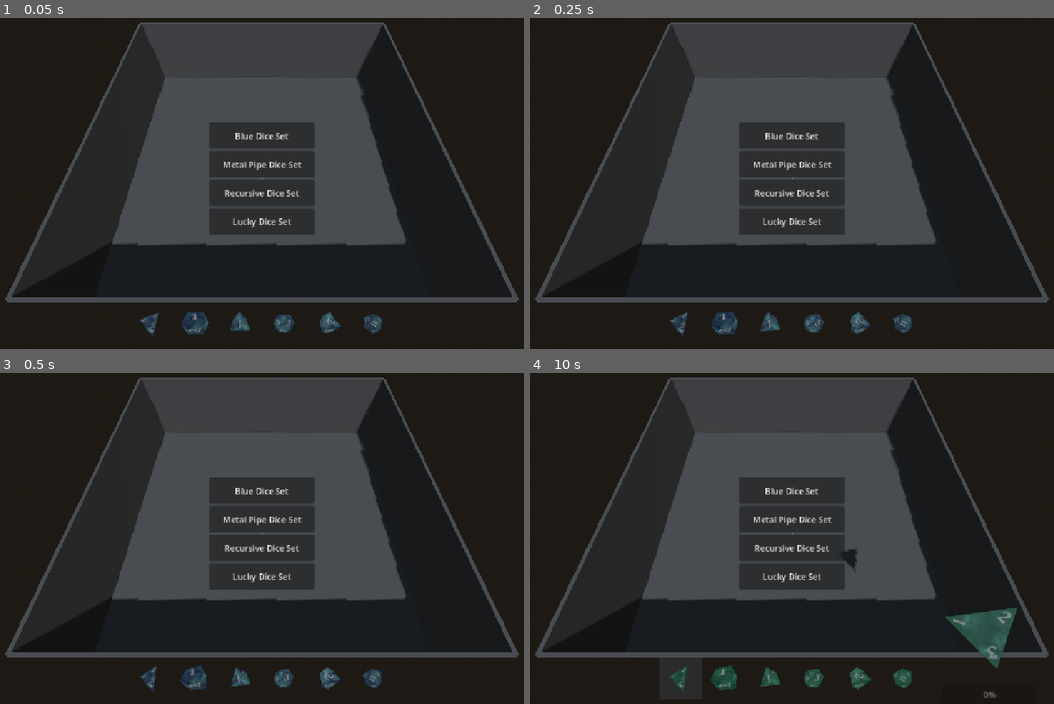
Above: before the commit, frames 1-4 (two rows, left to right).
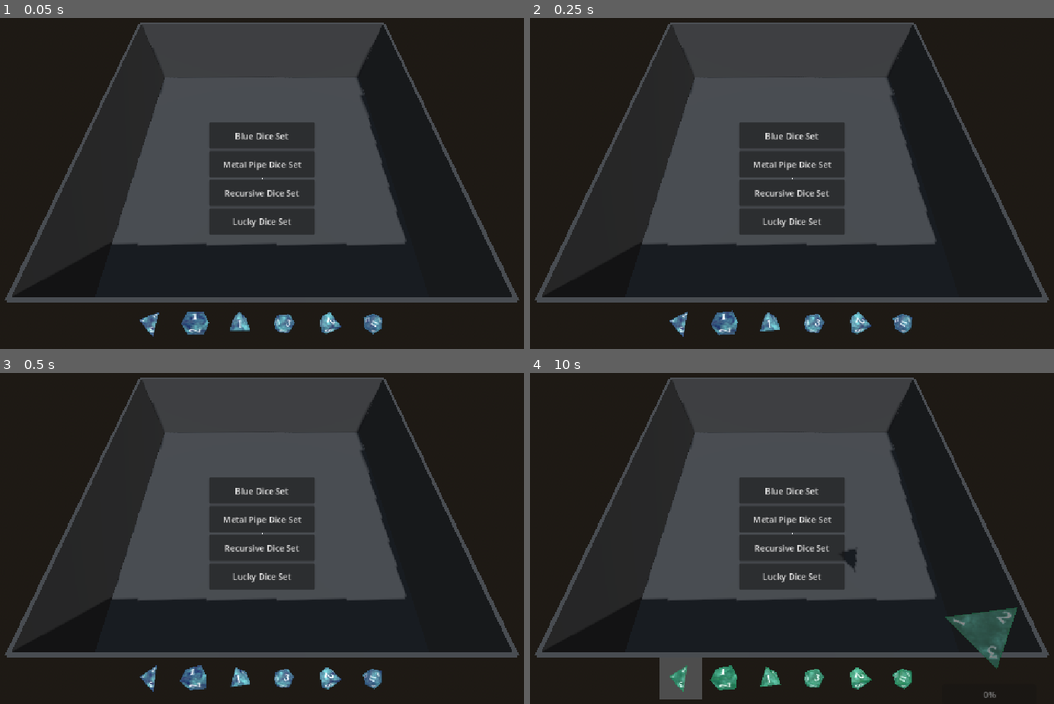
Above: after the commit, the same moments.

Repository: jruigrok/DiceSim
Game: Godot game, scene res://scenes/game.tscn
Two runs of this game, one before a commit and one after it. Both use one fixed random seed, a clock stepped at 60 frames per second and the inputs below. Before the commit the project starts from res://scenes/main.tscn.
Inputs (mouse positions are in pixels of both pictures, inside the frame that each line leads up to):
- Up to frame 1 (0.05 s): no input
- Up to frame 2 (0.25 s): no input
- Up to frame 3 (0.5 s): no input
- Up to frame 4 (10 s): click "Blue Dice Set" at 0.5 s; click "Metal Pipe Dice Set" at 1.25 s; click "Recursive Dice Set" at 2 s; click "Lucky Dice Set" at 2.75 s; click "Blue Dice Set" at 3.5 s; click "Metal Pipe Dice Set" at 4.25 s; click "Recursive Dice Set" at 5 s; click "Lucky Dice Set" at 5.75 s; click "Blue Dice Set" at 6.5 s; click "Metal Pipe Dice Set" at 7.25 s; click "Recursive Dice Set" at 8 s; click "Lucky Dice Set" at 8.75 s; tap Enter at 9.5 s; move the mouse to (928, 515) at 9.52 s; press the mouse at (928, 515) at 9.53 s; tap 1 at 9.8 s

The runs differ from the first frame. In frame 1, 1.1% of the frame differs, in the area x 26-73%, y 48-97%; in frame 2, 1.1%; in frame 3, 1.1%; in frame 4, 2.0%, in the area x 24-73%, y 48-99%.

Commit message:
Fixed structure

Diff:
--- /dev/null
+++ b/scenes/dice_roller.tscn
@@ -0,0 +1,19 @@
+[gd_scene format=3 uid="uid://pc87ipin6rhm"]
+
+[ext_resource type="Script" uid="uid://b8x7qxfrvqqmi" path="res://scripts/dice_roller.gd" id="1_c0j7a"]
+
+[node name="DiceRoller" type="MeshInstance3D" unique_id=1125792657]
+transform = Transform3D(1, 0, 0, 0, 0.47867042, -0.8779945, 0, 0.8779945, 0.47867042, 0, 0, 0)
+script = ExtResource("1_c0j7a")
+
+[node name="CanvasLayer" type="CanvasLayer" parent="." unique_id=1035099552]
+
+[node name="PowerBar" type="ProgressBar" parent="CanvasLayer" unique_id=2123821012]
+unique_name_in_owner = true
+visible = false
+offset_left = 860.0
+offset_top = 608.0
+offset_right = 1038.0
+offset_bottom = 648.0
+size_flags_horizontal = 0
+size_flags_vertical = 1
--- a/scenes/dice_selector.tscn
+++ b/scenes/dice_selector.tscn
@@ -4,7 +4,7 @@
 
 [sub_resource type="CanvasTexture" id="CanvasTexture_17qqn"]
 
-[node name="CanvasLayer" type="CanvasLayer" unique_id=1160484203]
+[node name="DiceSelector" type="CanvasLayer" unique_id=1160484203]
 script = ExtResource("1_htwg6")
 
 [node name="MarginContainer" type="MarginContainer" parent="." unique_id=1010021023]
@@ -24,16 +24,6 @@
 size_flags_vertical = 8
 mouse_filter = 2
 
-[node name="PowerBar" type="ProgressBar" parent="." unique_id=1344007475]
-unique_name_in_owner = true
-visible = false
-offset_left = 860.0
-offset_top = 608.0
-offset_right = 1038.0
-offset_bottom = 648.0
-size_flags_horizontal = 0
-size_flags_vertical = 1
-
 [node name="CrossHair" type="TextureRect" parent="." unique_id=1607995549]
 anchors_preset = 8
 anchor_left = 0.5
--- a/scenes/dice_sim.tscn
+++ b/scenes/dice_sim.tscn
@@ -3,6 +3,8 @@
 [ext_resource type="Script" uid="uid://b7ctydrdoxnf4" path="res://scripts/dice_sim.gd" id="1_5ghwb"]
 [ext_resource type="PackedScene" uid="uid://c0xec5bo1xe4r" path="res://scenes/arena.tscn" id="3_5ghwb"]
 [ext_resource type="PackedScene" uid="uid://t6iot3y2j1rj" path="res://scenes/player.tscn" id="3_jd2gm"]
+[ext_resource type="PackedScene" uid="uid://b8mqbc133g0uo" path="res://scenes/dice_selector.tscn" id="4_12od1"]
+[ext_resource type="Resource" uid="uid://cwjjsp5hi1jyi" path="res://dice_sets/BlueDiceSet.tres" id="5_vquxa"]
 
 [sub_resource type="ProceduralSkyMaterial" id="ProceduralSkyMaterial_hjywd"]
 
@@ -15,7 +17,7 @@
 ambient_light_color = Color(1, 1, 1, 1)
 reflected_light_source = 2
 
-[node name="Node3D" type="Node3D" unique_id=725421418]
+[node name="DiceSim" type="Node3D" unique_id=725421418]
 script = ExtResource("1_5ghwb")
 
 [node name="DirectionalLight3D" type="DirectionalLight3D" parent="." unique_id=826531968]
@@ -32,3 +34,6 @@
 
 [node name="Player" parent="." unique_id=1512474498 instance=ExtResource("3_jd2gm")]
 transform = Transform3D(1, 0, 0, 0, 0.4786705, 0.8779946, 0, -0.8779946, 0.4786705, 0, 10, 10)
+
+[node name="DiceSelector" parent="." unique_id=1160484203 instance=ExtResource("4_12od1")]
+dice_set = ExtResource("5_vquxa")
--- /dev/null
+++ b/scenes/game.tscn
@@ -0,0 +1,18 @@
+[gd_scene format=3 uid="uid://cj34pdrglpueo"]
+
+[ext_resource type="Script" uid="uid://cy56e02cb68ni" path="res://scripts/game.gd" id="1_gee14"]
+[ext_resource type="PackedScene" uid="uid://c0kkvfs6t36hg" path="res://scenes/dice_sim.tscn" id="2_0tnpc"]
+[ext_resource type="PackedScene" uid="uid://ck63j4lfwj35f" path="res://scenes/set_selector.tscn" id="3_vtaks"]
+[ext_resource type="Script" uid="uid://die8svrhe3dvd" path="res://res_scripts/DiceSet.gd" id="4_kvpfn"]
+[ext_resource type="Resource" uid="uid://cwjjsp5hi1jyi" path="res://dice_sets/BlueDiceSet.tres" id="5_dinhu"]
+[ext_resource type="Resource" uid="uid://7v7sggv6nunc" path="res://dice_sets/MetalPipeDiceSet.tres" id="6_kvuet"]
+[ext_resource type="Resource" uid="uid://43wh6uliyq0k" path="res://dice_sets/RecursiveDiceSet.tres" id="7_trtic"]
+[ext_resource type="Resource" uid="uid://drxu886qts1ao" path="res://dice_sets/LuckDiceSet.tres" id="8_ir15t"]
+
+[node name="Main" type="Node" unique_id=1968358475]
+script = ExtResource("1_gee14")
+
+[node name="DiceSim" parent="." unique_id=725421418 instance=ExtResource("2_0tnpc")]
+
+[node name="SetSelector" parent="." unique_id=4146138 instance=ExtResource("3_vtaks")]
+sets = Array[ExtResource("4_kvpfn")]([ExtResource("5_dinhu"), ExtResource("6_kvuet"), ExtResource("7_trtic"), ExtResource("8_ir15t")])
--- a/scenes/main.tscn
+++ /dev/null
@@ -1,18 +0,0 @@
-[gd_scene format=3 uid="uid://cj34pdrglpueo"]
-
-[ext_resource type="PackedScene" uid="uid://c0kkvfs6t36hg" path="res://scenes/dice_sim.tscn" id="1_0wfyh"]
-[ext_resource type="Script" uid="uid://cy56e02cb68ni" path="res://scripts/main.gd" id="1_sugp2"]
-[ext_resource type="PackedScene" uid="uid://ck63j4lfwj35f" path="res://scenes/set_selector.tscn" id="2_sugp2"]
-[ext_resource type="Script" uid="uid://die8svrhe3dvd" path="res://res_scripts/DiceSet.gd" id="4_o6xl0"]
-[ext_resource type="Resource" uid="uid://cwjjsp5hi1jyi" path="res://dice_sets/BlueDiceSet.tres" id="5_tipki"]
-[ext_resource type="Resource" uid="uid://7v7sggv6nunc" path="res://dice_sets/MetalPipeDiceSet.tres" id="6_85g3d"]
-[ext_resource type="Resource" uid="uid://43wh6uliyq0k" path="res://dice_sets/RecursiveDiceSet.tres" id="7_choun"]
-[ext_resource type="Resource" uid="uid://drxu886qts1ao" path="res://dice_sets/LuckDiceSet.tres" id="8_tipki"]
-
-[node name="Main" type="Node" unique_id=1968358475]
-script = ExtResource("1_sugp2")
-
-[node name="DiceSim" parent="." unique_id=725421418 instance=ExtResource("1_0wfyh")]
-
-[node name="SetSelector" parent="." unique_id=4146138 instance=ExtResource("2_sugp2")]
-sets = Array[ExtResource("4_o6xl0")]([ExtResource("5_tipki"), ExtResource("6_85g3d"), ExtResource("7_choun"), ExtResource("8_tipki")])
--- a/scenes/player.tscn
+++ b/scenes/player.tscn
@@ -1,18 +1,12 @@
 [gd_scene format=3 uid="uid://t6iot3y2j1rj"]
 
 [ext_resource type="Script" uid="uid://b6p1tstsr74nv" path="res://scripts/player.gd" id="1_dqkch"]
-[ext_resource type="Script" uid="uid://b8x7qxfrvqqmi" path="res://scripts/dice_roller.gd" id="2_qlg0r"]
-[ext_resource type="PackedScene" uid="uid://b8mqbc133g0uo" path="res://scenes/dice_selector.tscn" id="3_tuyoq"]
-[ext_resource type="Resource" uid="uid://cwjjsp5hi1jyi" path="res://dice_sets/BlueDiceSet.tres" id="4_fjrip"]
+[ext_resource type="PackedScene" uid="uid://pc87ipin6rhm" path="res://scenes/dice_roller.tscn" id="2_g2els"]
 
-[node name="Camera3D" type="Camera3D" unique_id=1512474498]
+[node name="Player" type="Camera3D" unique_id=1512474498]
 transform = Transform3D(1, 0, 0, 0, 0.4786705, 0.87799466, 0, -0.87799466, 0.4786705, 0, 0, 0)
 current = true
 script = ExtResource("1_dqkch")
 
-[node name="DiceRoller" type="MeshInstance3D" parent="." unique_id=1405390018]
-transform = Transform3D(1, 0, 0, 0, 0.47867045, -0.87799454, 0, 0.87799454, 0.47867045, 5, -2.5, -6)
-script = ExtResource("2_qlg0r")
-
-[node name="DiceSelector" parent="." unique_id=1160484203 instance=ExtResource("3_tuyoq")]
-dice_set = ExtResource("4_fjrip")
+[node name="DiceRoller" parent="." unique_id=1125792657 instance=ExtResource("2_g2els")]
+transform = Transform3D(1, 0, 0, 0, 0.47867042, -0.8779944, 0, 0.8779944, 0.47867042, 5, -2.5, -6)
--- a/scenes/set_selector.tscn
+++ b/scenes/set_selector.tscn
@@ -1,11 +1,9 @@
 [gd_scene format=3 uid="uid://ck63j4lfwj35f"]
 
 [ext_resource type="Script" uid="uid://dhvx4jrbqkjc2" path="res://scripts/set_selector.gd" id="1_li4o2"]
-[ext_resource type="Script" uid="uid://die8svrhe3dvd" path="res://res_scripts/DiceSet.gd" id="2_55ih3"]
 
-[node name="CanvasLayer" type="CanvasLayer" unique_id=4146138]
+[node name="SetSelector" type="CanvasLayer" unique_id=4146138]
 script = ExtResource("1_li4o2")
-sets = Array[ExtResource("2_55ih3")]([null])
 
 [node name="ColorRect" type="ColorRect" parent="." unique_id=116218059]
 anchors_preset = 15
--- a/scripts/dice_preview.gd
+++ b/scripts/dice_preview.gd
@@ -12,8 +12,8 @@
 	viewport.world_3d = World3D.new()
 	viewport.size = Vector2i(80,80)
 
-func _on_select(select_idx: int) -> void:
-	viewport.transparent_bg = !(idx == select_idx)
+func update_dice(dice_idx: int) -> void:
+	viewport.transparent_bg = !(idx == dice_idx)
 
 func _process(delta: float) -> void:
 	mesh_instance.rotate_z(delta / 2)
--- a/scripts/dice_roller.gd
+++ b/scripts/dice_roller.gd
@@ -5,7 +5,7 @@
 var cur_set_data: DiceSetData
 
 var dice_scene: PackedScene = preload("res://scenes/dice.tscn")
-@onready var dice_selector: DiceSelector = get_parent().get_node("DiceSelector")
+@onready var power_bar: ProgressBar = %PowerBar
 
 const MIN_ROLL_VEL = 5
 const MAX_ROLL_VEL = 10
@@ -20,18 +20,12 @@
 
 func _ready() -> void:
 	GameEvents.dice_set_change.connect(on_dice_set_change)
+	GameEvents.update_dice.connect(on_update_dice)
 
 func _process(delta: float) -> void:
 	if charging:
 		time_charging = min(time_charging + delta, MAX_CHARGE)
-		dice_selector.power_bar.value = (time_charging / MAX_CHARGE) * 100
-
-func _update_dice(new_dice_data: DiceData, new_set_data: DiceSetData) -> void:
-	throw_ready = true
-	cur_dice_data = new_dice_data
-	cur_set_data = new_set_data
-	mesh = cur_dice_data.mesh
-	material_override = cur_set_data.material
+		power_bar.value = (time_charging / MAX_CHARGE) * 100
 
 func throw_dice() -> void:
 	var speed: float = lerp(MIN_SPEED, MAX_SPEED, time_charging / MAX_CHARGE)
@@ -46,7 +40,7 @@
 	dice.linear_velocity = direction * speed
 	get_tree().current_scene.add_child(dice)
 	dice.position = get_parent().global_position + (Vector3.DOWN * 3)
-	dice_selector.power_bar.value = 0
+	power_bar.value = 0
 
 func _unhandled_input(event: InputEvent) -> void:
 	if throw_ready:
@@ -63,3 +57,12 @@
 	mesh = null
 	material_override = null
 	throw_ready = false
+	power_bar.visible = false
+
+func on_update_dice(new_dice_data: DiceData, new_set_data: DiceSetData) -> void:
+	throw_ready = true
+	cur_dice_data = new_dice_data
+	cur_set_data = new_set_data
+	mesh = cur_dice_data.mesh
+	material_override = cur_set_data.material
+	power_bar.visible = true
--- a/scripts/dice_selector.gd
+++ b/scripts/dice_selector.gd
@@ -5,10 +5,7 @@
 
 @onready var h_box_container: HBoxContainer = $MarginContainer/HBoxContainer
 @onready var margin_container: MarginContainer = $MarginContainer
-@onready var power_bar: ProgressBar = %PowerBar
-@onready var dice_roller: DiceRoller = get_parent().get_node("DiceRoller")
 var preview_scene := preload("uid://dclypq33xt5mr")
-signal select(idx: int)
 
 func _ready() -> void:
 	if dice_set == null:
@@ -26,7 +23,6 @@
 		if child is DicePreview:
 			child.queue_free()
 
-	power_bar.visible = false
 	setup_previews()
 
 func setup_previews() -> void:
@@ -34,13 +30,12 @@
 		var preview: DicePreview = preview_scene.instantiate()
 		h_box_container.add_child(preview)
 		preview.setup(dice_set.dice[i].mesh, dice_set.data.material, i)
-		select.connect(preview._on_select)
+		preview.add_to_group("dice previews")
 
 func select_dice(idx: int) -> void:
 	if idx < dice_set.dice.size():
-		dice_roller._update_dice(dice_set.dice[idx], dice_set.data)
-		select.emit(idx)
-		power_bar.visible = true
+		GameEvents.update_dice.emit(dice_set.dice[idx], dice_set.data)
+		get_tree().call_group("dice previews", "update_dice", idx)
 
 func _unhandled_input(event: InputEvent) -> void:
 	if event is InputEventKey and event.pressed:
--- a/scripts/game_events.gd
+++ b/scripts/game_events.gd
@@ -1,7 +1,11 @@
 extends Node
 
+@warning_ignore("unused_signal")
 signal dice_set_change(dice_set: DiceSet)
 signal game_state_change(game_state: GameState)
+@warning_ignore("unused_signal")
+signal update_dice(dice_set: DiceSet, dice_data: DiceData)
+
 var game_state := GameState.SET_SELECTOR
 
 enum GameState {
--- a/scripts/trail.gd
+++ /dev/null
@@ -1,7 +0,0 @@
-extends GPUParticles3D
-
-func update_dir(dir: Vector3) -> void:
-	look_at(
-		global_position + dir.normalized(),
-	)
-	rotate_object_local(Vector3.RIGHT, deg_to_rad(90))
Renamed: scripts/main.gd -> scripts/game.gd
Renamed: scripts/main.gd.uid -> scripts/game.gd.uid
Not shown, removed: scripts/trail.gd.uid
